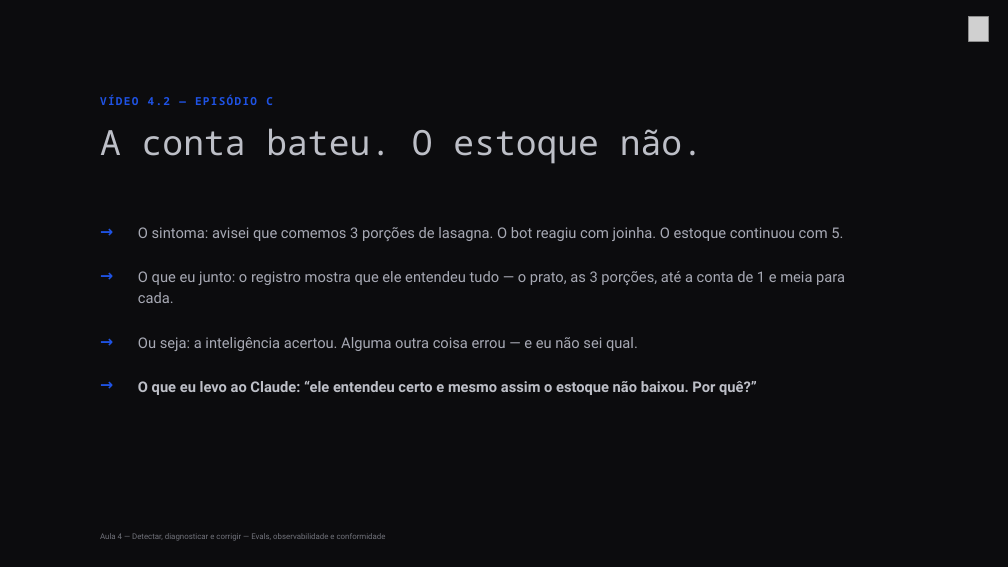
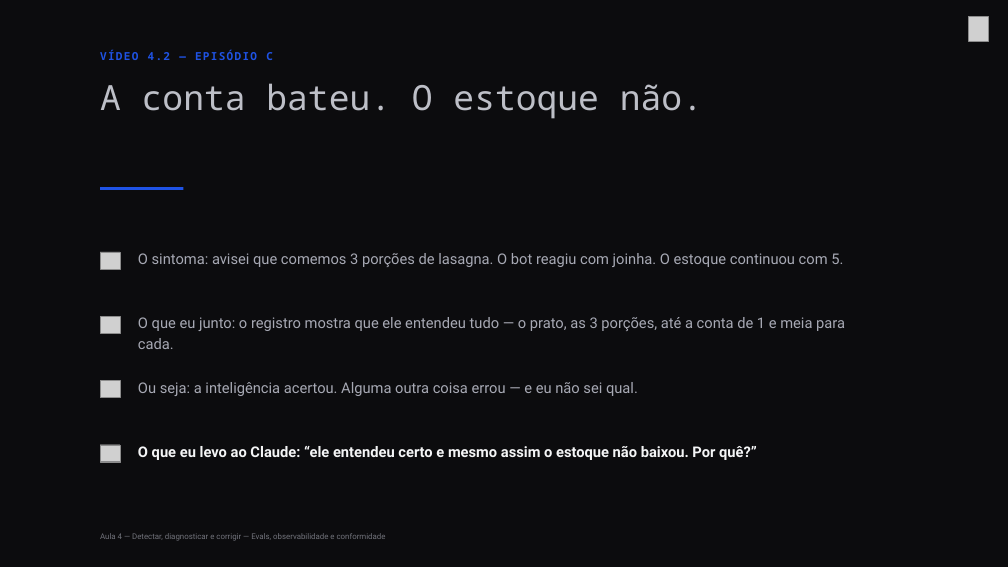
Before and after one commit to Djegao/alura-produto-ficticio, a slide deck: slide 10 of slides/aula4-alura.pptx (slide 9 before the commit). Drawn at 1008x567 pixels with LibreOffice and Linux fonts; fonts in the diff are those of the drawing; grey boxes stand for pictures; background and template pictures are left out. Boxes give left, top, right and bottom in pixels: in the first picture for what was removed or moved away, otherwise in the second. Text is boxed around its words. In the diff, an @@ line names an element or a change of style, - is before the commit and + after.

```diff
--- a/slides/aula4-alura.pptx
+++ b/slides/aula4-alura.pptx
@@ text "VÍDEO 4.2 — EPISÓDIO C" moved from (x1=100, y1=95, x2=273, y2=105) to (x1=100, y1=49, x2=273, y2=60) @@
@@ text "A conta bateu. O estoque ..." moved from (x1=100, y1=128, x2=703, y2=164) to (x1=100, y1=83, x2=703, y2=119) @@
@@ rectangle added at (x1=100, y1=187, x2=183, y2=190), fill #1F53E5 @@
@@ text removed at (x1=100, y1=222, x2=132, y2=245) @@
-→
@@ text removed at (x1=100, y1=265, x2=132, y2=288) @@
-→
@@ picture added at (x1=100, y1=252, x2=120, y2=269) @@
@@ text "O sintoma: avisei que comemos ..." moved from (x1=138, y1=227, x2=843, y2=241) to (x1=138, y1=253, x2=843, y2=267) @@
@@ picture added at (x1=100, y1=316, x2=120, y2=333) @@
@@ text "O que eu junto: o ..." rewrapped from (x1=138, y1=271, x2=845, y2=303) to (x1=138, y1=317, x2=845, y2=331) @@
@@ text removed at (x1=100, y1=331, x2=132, y2=354) @@
-→
@@ text removed at (x1=100, y1=375, x2=132, y2=398) @@
-→
@@ picture added at (x1=100, y1=380, x2=120, y2=397) @@
@@ text "Ou seja: a inteligência acertou. ..." moved from (x1=138, y1=337, x2=638, y2=351) to (x1=138, y1=382, x2=638, y2=396) @@
@@ picture added at (x1=100, y1=445, x2=120, y2=462) @@
@@ text "O que eu levo ao ..." moved from (x1=138, y1=381, x2=757, y2=395) to (x1=138, y1=446, x2=757, y2=460) @@
@@ text "O que eu levo ao ..." at (x1=138, y1=446, x2=757, y2=460): text colour #BDBFC7 to #F4F5F6 @@
```
Also in this commit, not shown: 11 other slides changed, 2 slides added, 2 other files.
